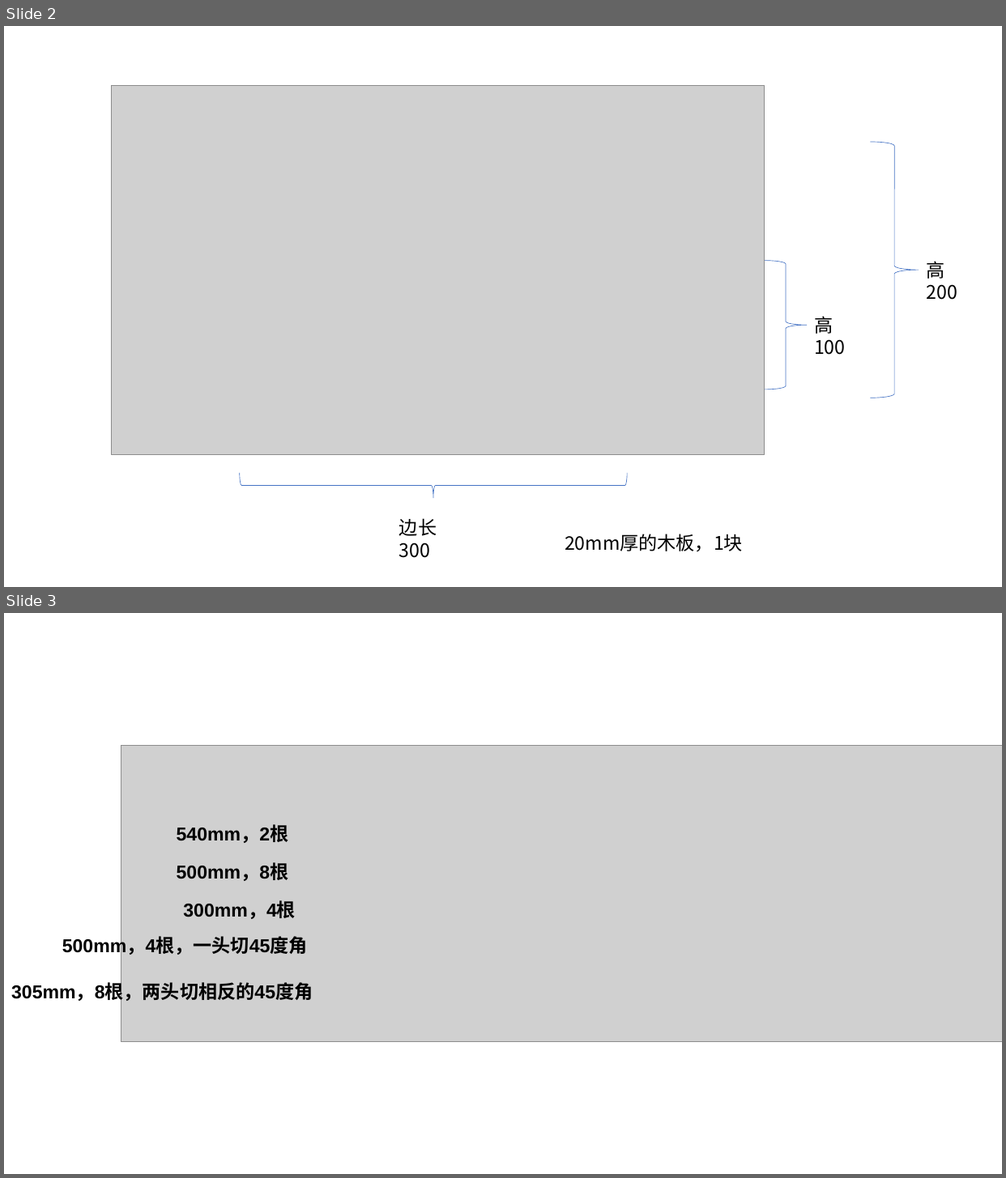
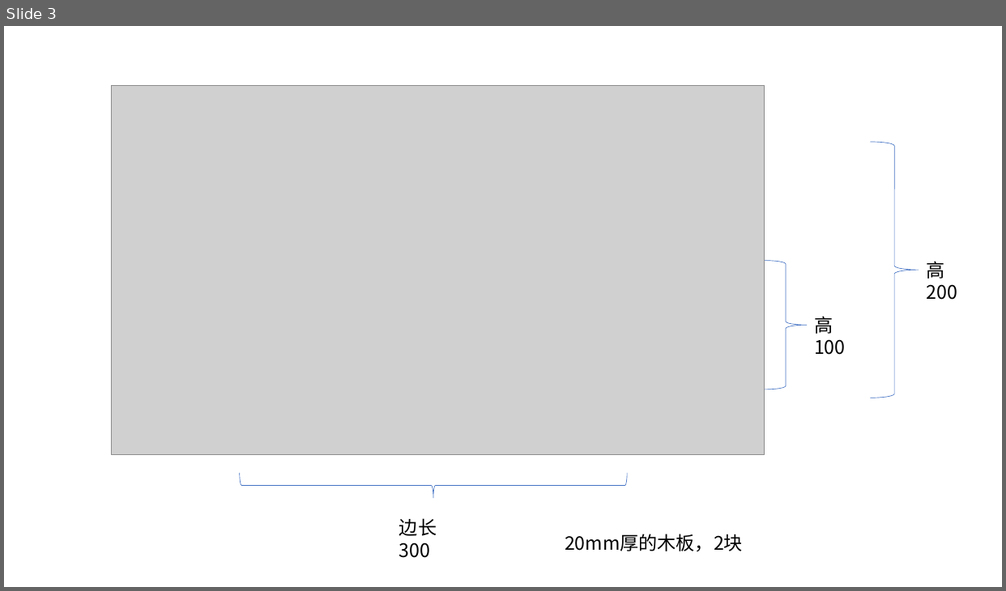
Before and after one commit to hongming/feixingchuan_fengfan, a slide deck: attachments/物料表.pptx. Shown one above the other, each under a label of ours: slides 2 and 3 before the commit, slide 3 after it. The pictures are 1006x1178 and 1006x591 pixels, drawn with LibreOffice and Linux fonts; fonts in the diff are those of the drawing; grey boxes stand for pictures. Boxes give left, top, right and bottom in pixels: in the first picture for what was removed or moved away, otherwise in the second. Text is boxed around its words. In the diff, an @@ line names an element or a change of style, - is before the commit and + after.

```diff
--- a/attachments/物料表.pptx
+++ b/attachments/物料表.pptx
@@ slide 3 removed at (4, 613, 1002, 1174), background #FFFFFF @@
@@ picture removed at (121, 746, 1002, 1042) @@
@@ text removed at (177, 826, 289, 843) @@
-540mm，2根
@@ text removed at (177, 864, 289, 881) @@
-500mm，8根
@@ text removed at (183, 902, 296, 919) @@
-300mm，4根
@@ text removed at (62, 938, 308, 957) @@
-500mm，4根，一头切45度角
@@ text removed at (11, 984, 313, 1003) @@
-305mm，8根，两头切相反的45度角
@@ what was slide 2 is now slide 3 @@
@@ slide 3 changed as well @@
@@ text at (565, 534, 743, 552): text changed @@
-20mm厚的木板，1块
+20mm厚的木板，2块
```
Also in this commit, not shown: 1 other slide changed, 1 slide added, 10 other files.
